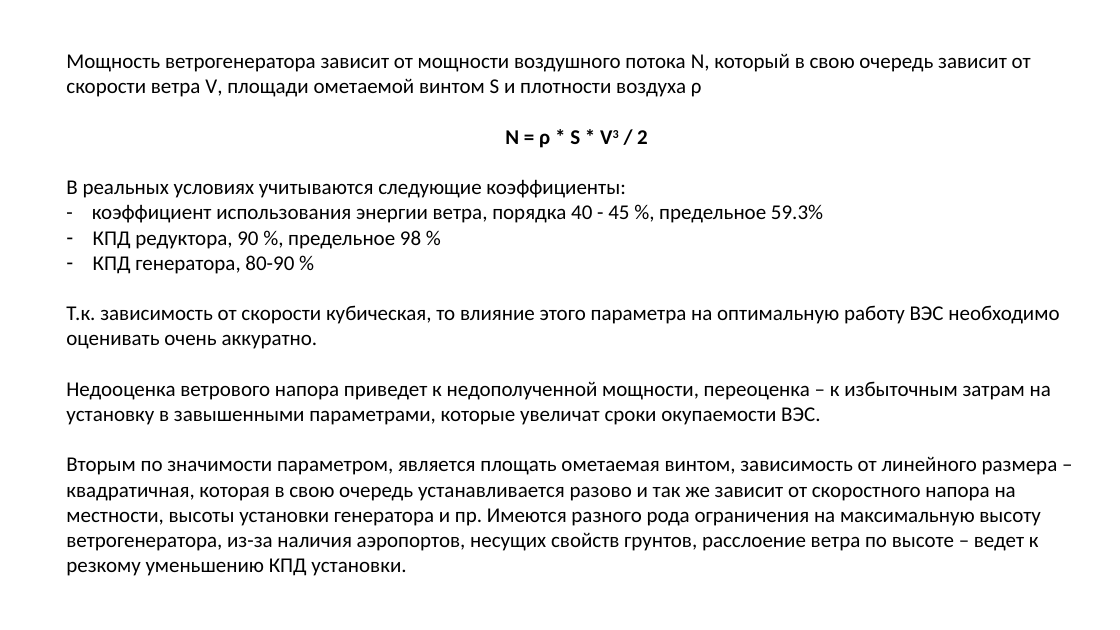
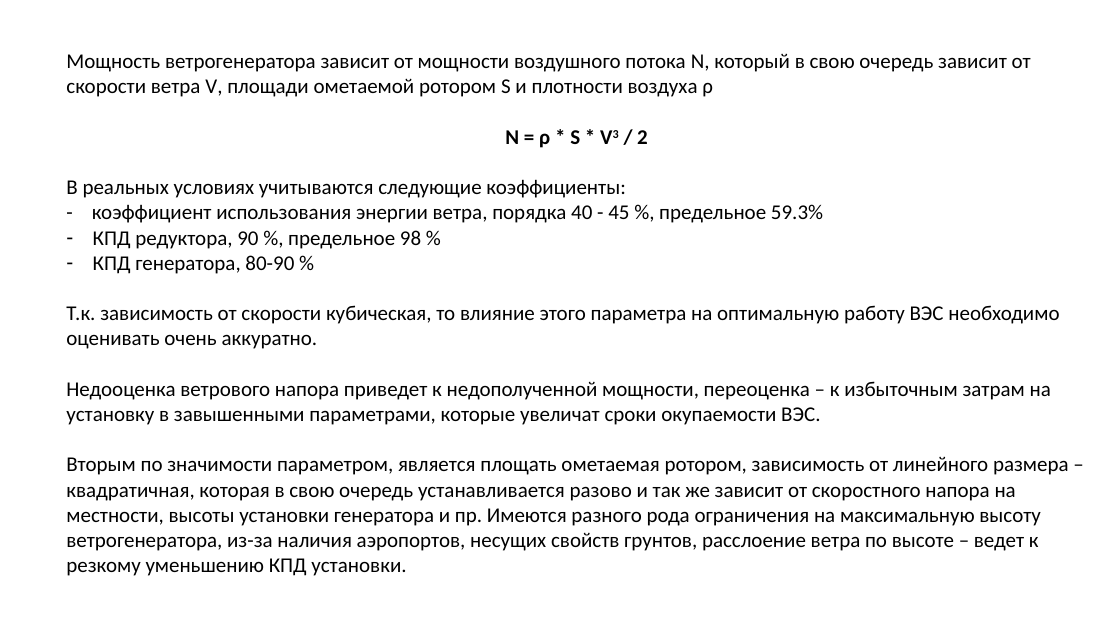
Before and after one commit to Dmitry1973/GB_Final_project, a slide deck: slide 3 of FInal_project.pptx. Drawn at 1120x630 pixels with LibreOffice and Linux fonts; fonts in the diff are those of the drawing. Boxes give left, top, right and bottom in pixels: in the first picture for what was removed or moved away, otherwise in the second. Text is boxed around its words. In the diff, an @@ line names an element or a change of style, - is before the commit and + after.

```diff
--- a/FInal_project.pptx
+++ b/FInal_project.pptx
@@ text at [66, 53, 1031, 97]: text changed @@
-Мощность ветрогенератора зависит от мощности воздушного потока N, который в свою очередь зависит от скорости ветра V, площади ометаемой винтом S и плотности воздуха ρ
+Мощность ветрогенератора зависит от мощности воздушного потока N, который в свою очередь зависит от скорости ветра V, площади ометаемой ротором S и плотности воздуха ρ
@@ text at [66, 456, 1069, 576]: text changed @@
-Вторым по значимости параметром, является площать ометаемая винтом, зависимость от линейного размера – квадратичная, которая в свою очередь устанавливается разово и так же зависит от скоростного напора на местности, высоты установки генератора и пр. Имеются разного рода ограничения на максимальную высоту ветрогенератора, из-за наличия аэропортов, несущих свойств грунтов, расслоение ветра по высоте – ведет к резкому уменьшению КПД установки.
+Вторым по значимости параметром, является площать ометаемая ротором, зависимость от линейного размера – квадратичная, которая в свою очередь устанавливается разово и так же зависит от скоростного напора на местности, высоты установки генератора и пр. Имеются разного рода ограничения на максимальную высоту ветрогенератора, из-за наличия аэропортов, несущих свойств грунтов, расслоение ветра по высоте – ведет к резкому уменьшению КПД установки.
```
Also in this commit, not shown: 3 other slides changed.
